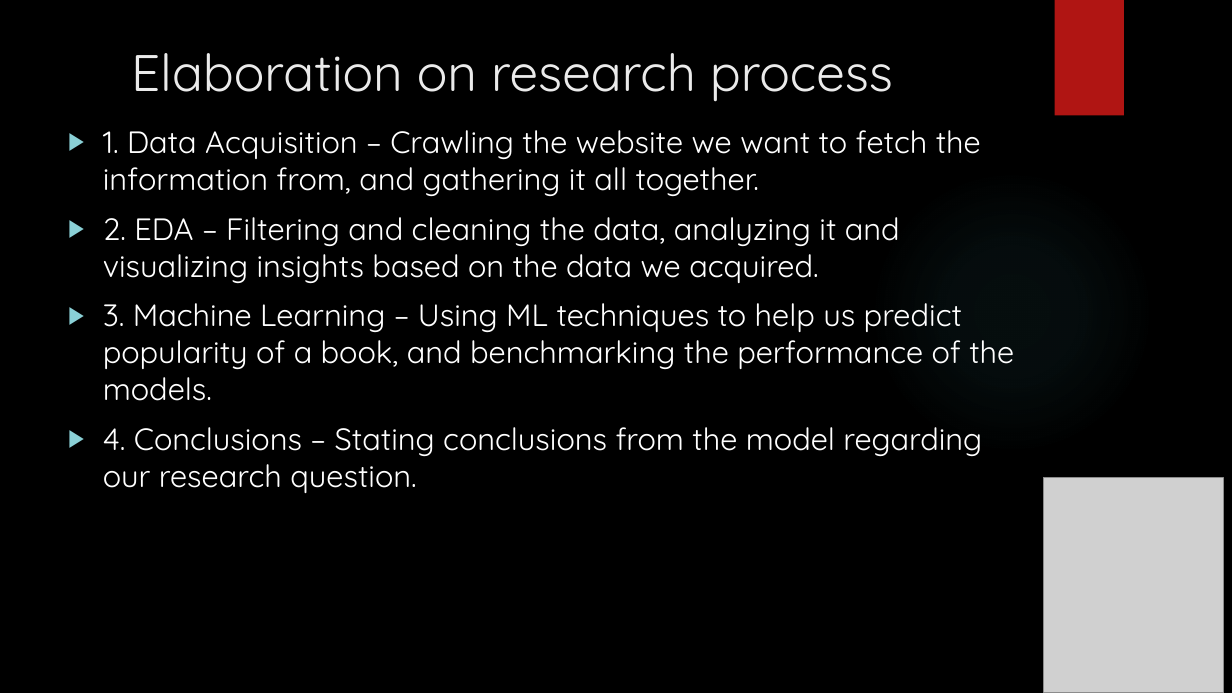
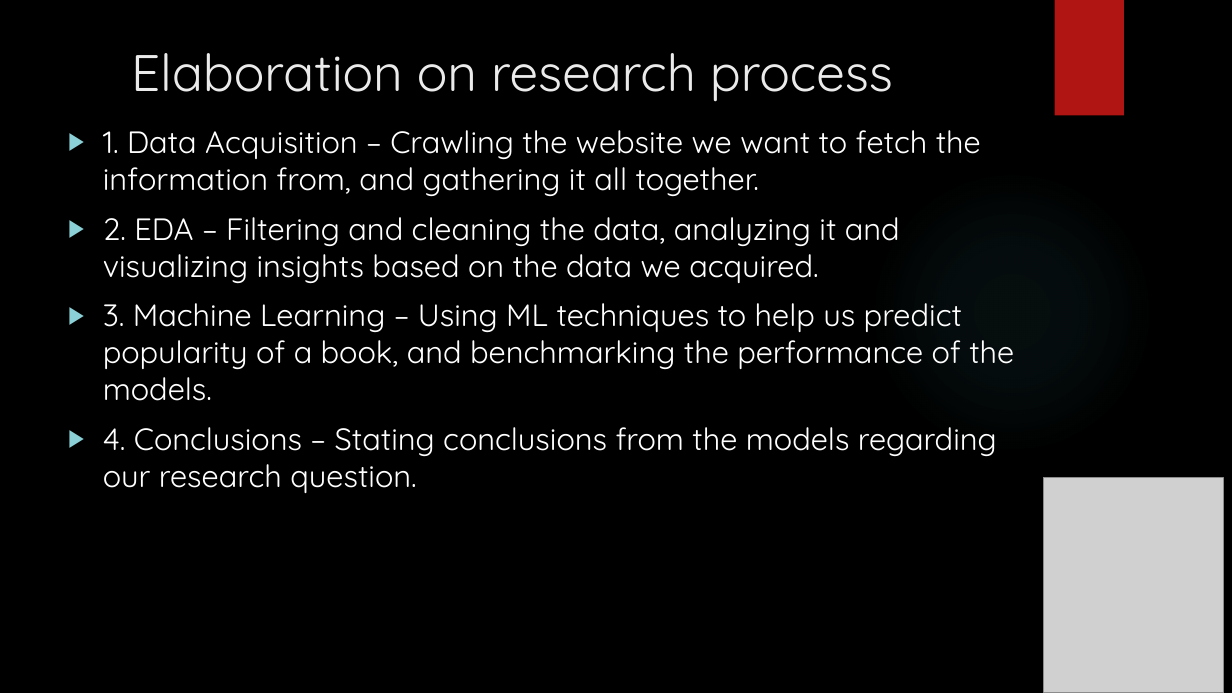
Before and after one commit to yaniv208/DataScienceProject, a slide deck: slide 2 of Books popularity prediction.pptx. Drawn at 1232x693 pixels with LibreOffice and Linux fonts; fonts in the diff are those of the drawing; grey boxes stand for pictures; background and template pictures are left out. Boxes give left, top, right and bottom in pixels: in the first picture for what was removed or moved away, otherwise in the second. Text is boxed around its words. In the diff, an @@ line names an element or a change of style, - is before the commit and + after.

```diff
--- a/Books popularity prediction.pptx
+++ b/Books popularity prediction.pptx
@@ text at box(103, 427, 997, 493): text changed @@
-▶ 4. Conclusions – Stating conclusions from the model regarding our research question.
+▶ 4. Conclusions – Stating conclusions from the models regarding our research question.
```
Also in this commit, not shown: 9 other slides changed, 2 slides added.
